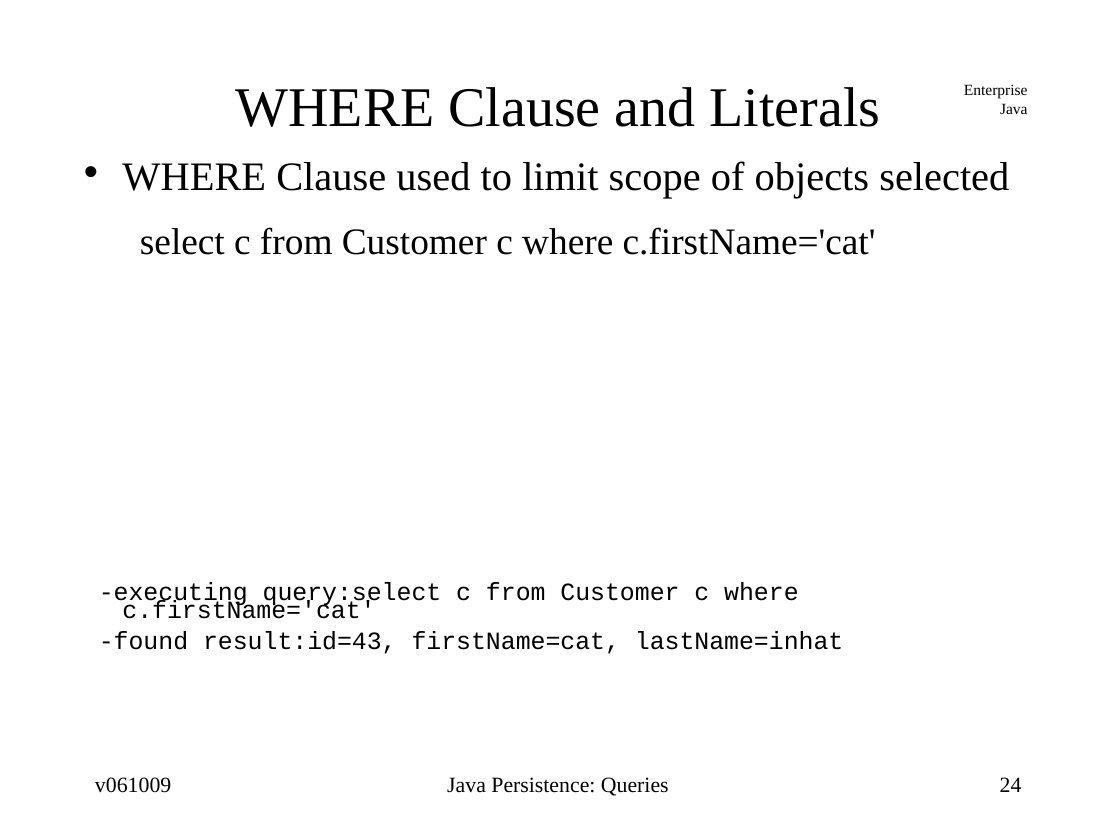
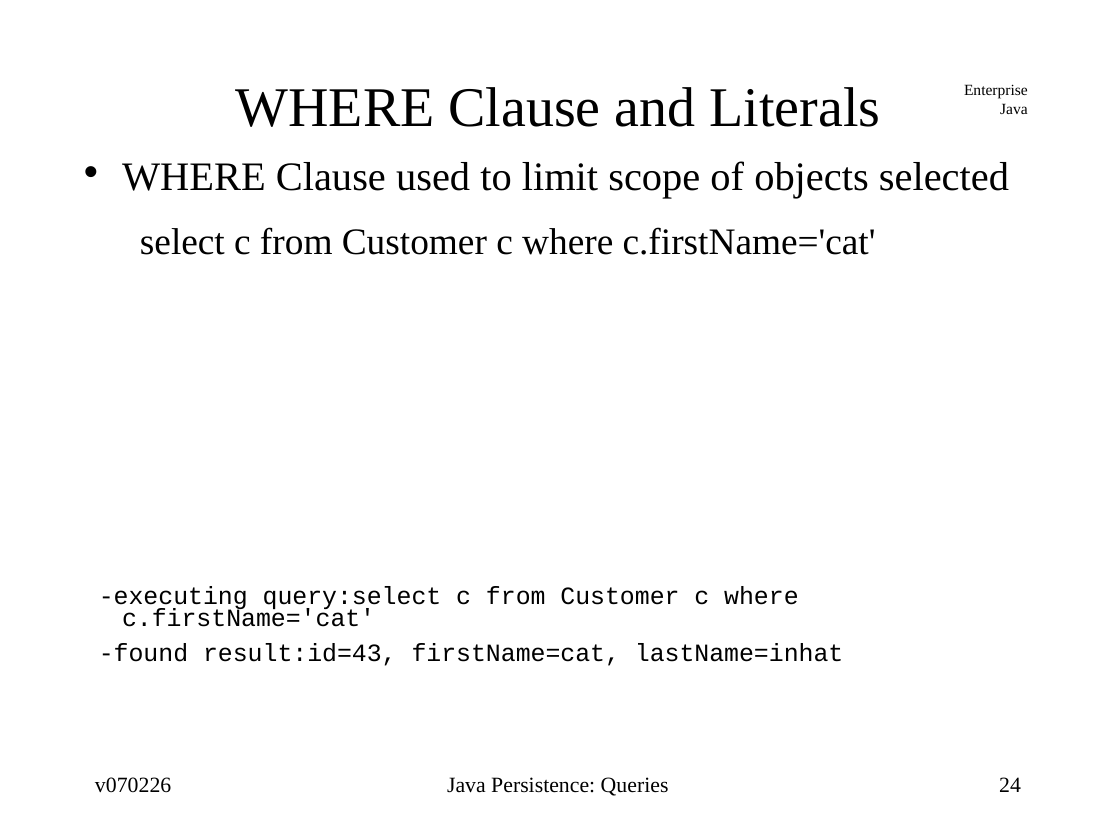
Before and after one commit to jcstaff/ejava-javaee, a slide deck: slide 24 of ormEJBQL/src/site/resources/lectures/ormEJBQL.ppt. Drawn at 1120x840 pixels with LibreOffice and Linux fonts; fonts in the diff are those of the drawing. Boxes give left, top, right and bottom in pixels: in the first picture for what was removed or moved away, otherwise in the second. Text is boxed around its words. In the diff, an @@ line names an element or a change of style, - is before the commit and + after.

```diff
--- a/ormEJBQL/src/site/resources/lectures/ormEJBQL.ppt
+++ b/ormEJBQL/src/site/resources/lectures/ormEJBQL.ppt
@@ text at <box>99,586,843,666</box>: line spacing 0.6 to 0.75 @@
@@ text at <box>95,777,171,793</box>: text changed @@
-v061009
+v070226
```
Also in this commit, not shown: 31 other slides changed, 6 other files.
